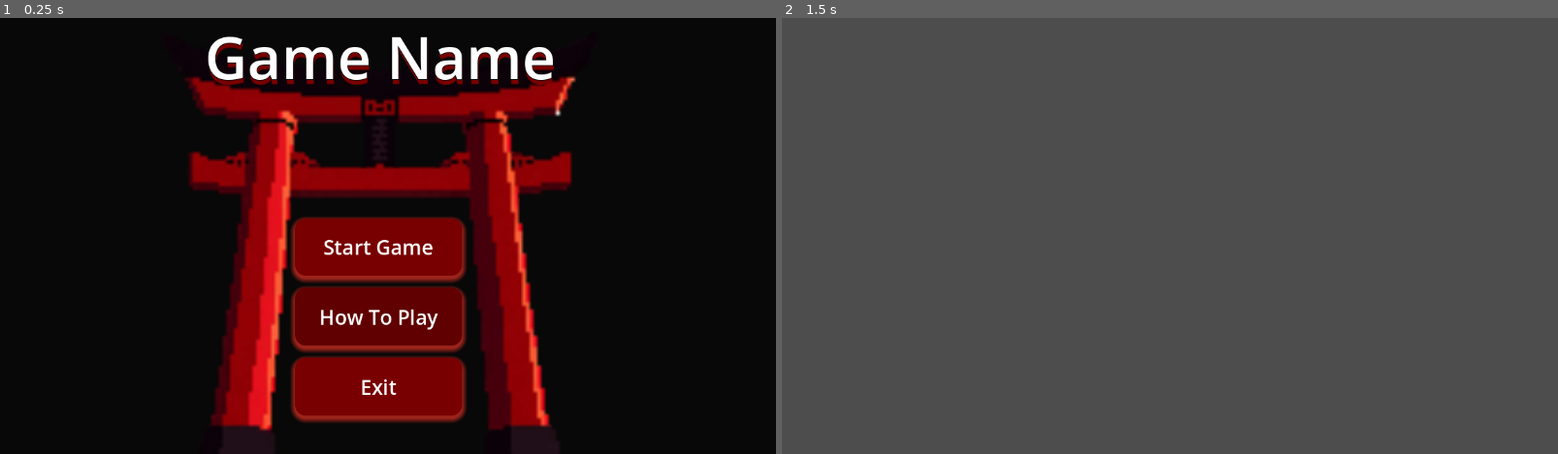
Above: before the commit, frames 1-2 (left to right).
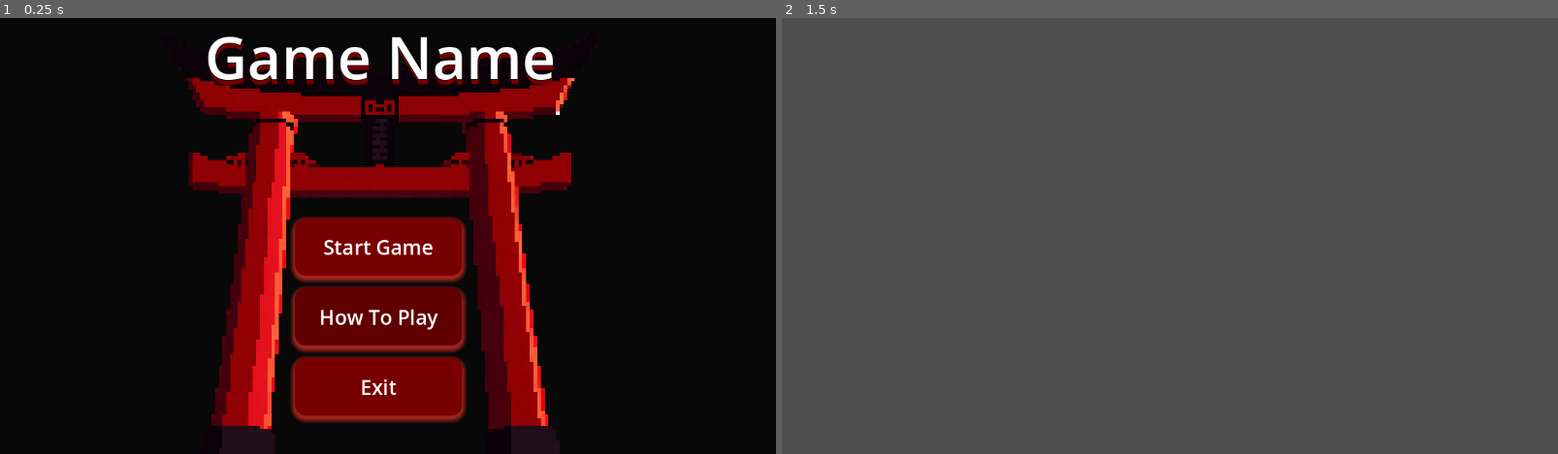
Above: after the commit, the same moments.

Repository: LukeKacprowski/Knight-Hacks-VIII-Project
Game: Godot game, scene res://Scenes/main.tscn
The game is run twice, just before and just after one commit, with the same random seed, the same clock (stepped at 60 frames per second) and the same inputs.
Inputs:
- Up to frame 1 (0.25 s): no input
- Up to frame 2 (1.5 s): click "Start Game" at 0.5 s; tap Enter at 1.25 s

The runs differ from the first frame. In frame 1, 2.2% of the frame differs, in the area x 23-75%, y 13-95%; in frame 2, nothing differs.

Commit message:
Set texture filter for main menu sprite
Added the 'texture_filter' property to the 'PixellabRemoveThePerson1761392256343' Sprite2D node in the main menu scene to control texture rendering.

Diff:
--- a/Scenes/main_menu.tscn
+++ b/Scenes/main_menu.tscn
@@ -64,6 +64,7 @@
 theme_override_styles/panel = SubResource("StyleBoxFlat_28flt")
 
 [node name="PixellabRemoveThePerson1761392256343" type="Sprite2D" parent="Panel"]
+texture_filter = 1
 position = Vector2(574.00006, 353.06247)
 scale = Vector2(5.561524, 5.561524)
 texture = ExtResource("2_48xlc")
